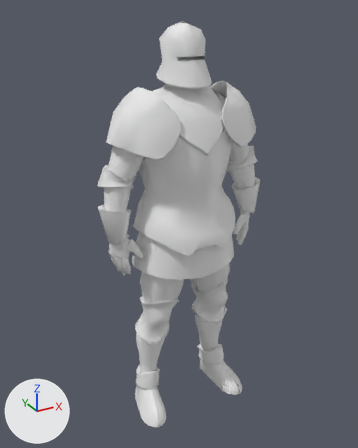
The glTF model page/objects/armour/armour-redcloth-2-lod1.glb as it was, and as the next commit left it.
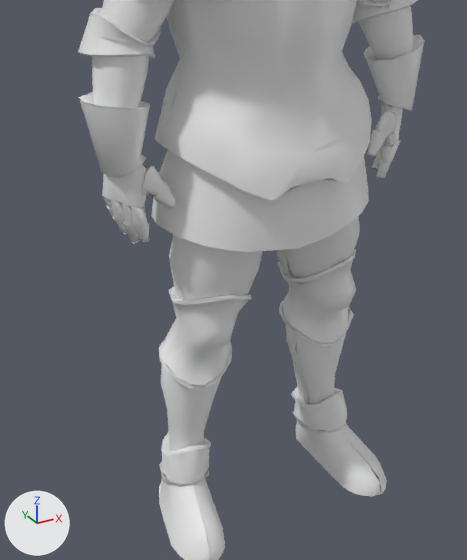
Each version appears first whole from a camera (50 mm lens) standing at (-0.951, -1.676, 1.748) and looking at (-0.013, 0.03, 0.895), and next in a close-up on the part from 17% to 78% of the width and 36% to 95% of the height. The lights are fixed; the arrows at lower left show +X, +Y and +Z. The older version's two pictures come first. Vertices at exactly the same position are counted once.

Objects in the first close-up: 'armour-redcloth-2.001'.
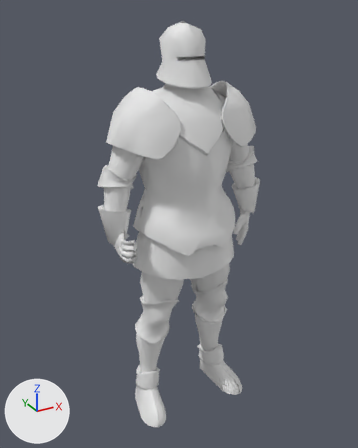
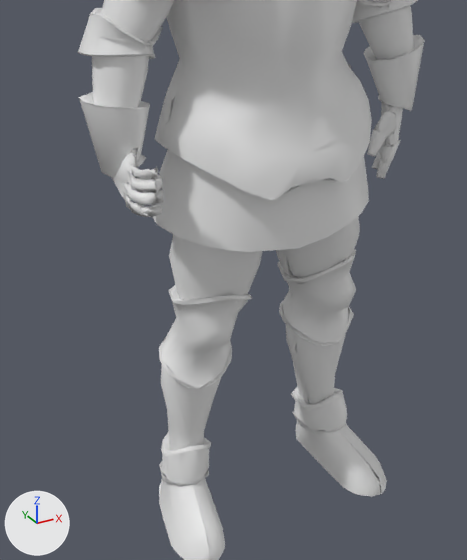
Changed parts and their boxes (x1, y1, x2, y2) in the close-ups (467 x 560 px):
part 1 of me_knight_material__29_0_001, deleted
    before: (103, 165, 176, 244)
part 2 of me_knight_material__29_0_001, built on
    before: (101, 0, 384, 557)
    after: (101, 0, 403, 557)

What the commit changed:
me_knight_material__29_0_001 is used by ob_armour_redcloth_2_001; location (0.0, 0.0, 0.0).
me_knight_material__29_0_001 had 2782 vertices, 3288 faces and spanned x -0.37..0.37, y -0.18..0.18, z 0.0..1.7.
me_knight_material__29_0_001 now has 2854 vertices, 3435 faces and spans x -0.37..0.37, y -0.18..0.18, z 0.0..1.7.
me_knight_material__29_0_001 part 1: 25 loose pieces with 259 vertices, spanning x -0.34..-0.22, y -0.07..0.04, z 0.74..0.92, are deleted.
me_knight_material__29_0_001 part 2: 16 vertices moved within x -0.32..0.31, y -0.1..0.14, z 0.0..1.52; 82 vertices removed from x -0.34..0.31, y -0.15..0.12, z 0.0..1.37; 408 vertices added at x -0.35..0.35, y -0.15..0.17, z 0.0..1.65.
Other edits to the shape of me_knight_material__29_0_001 do not show in these pictures.
